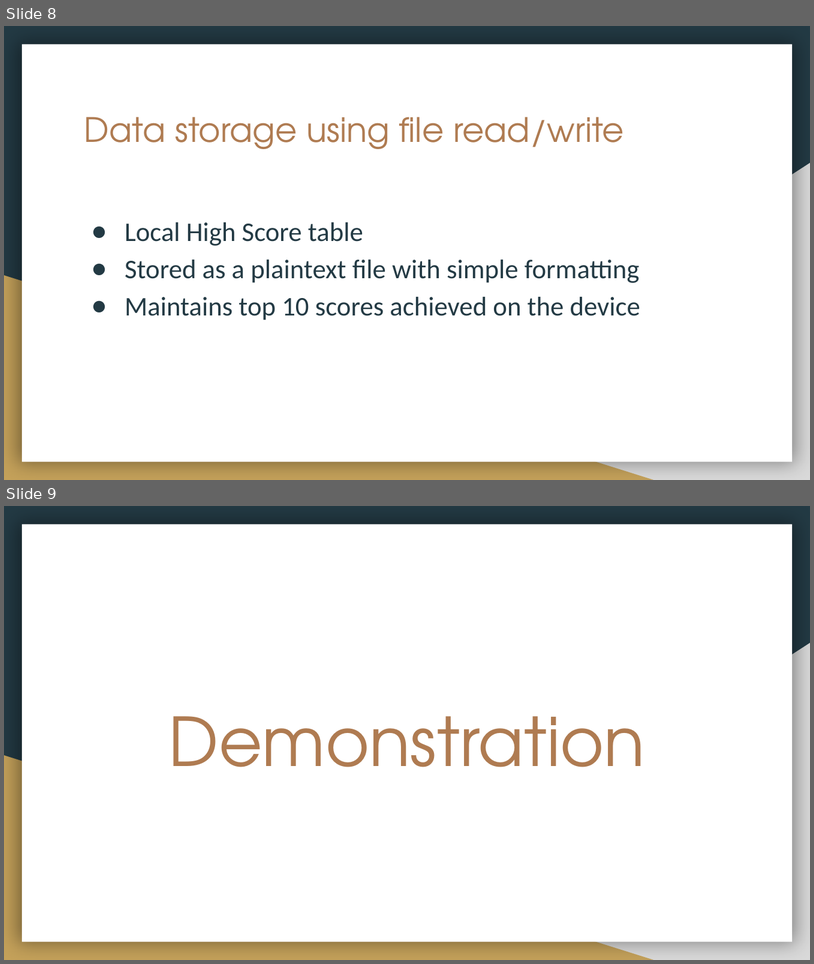
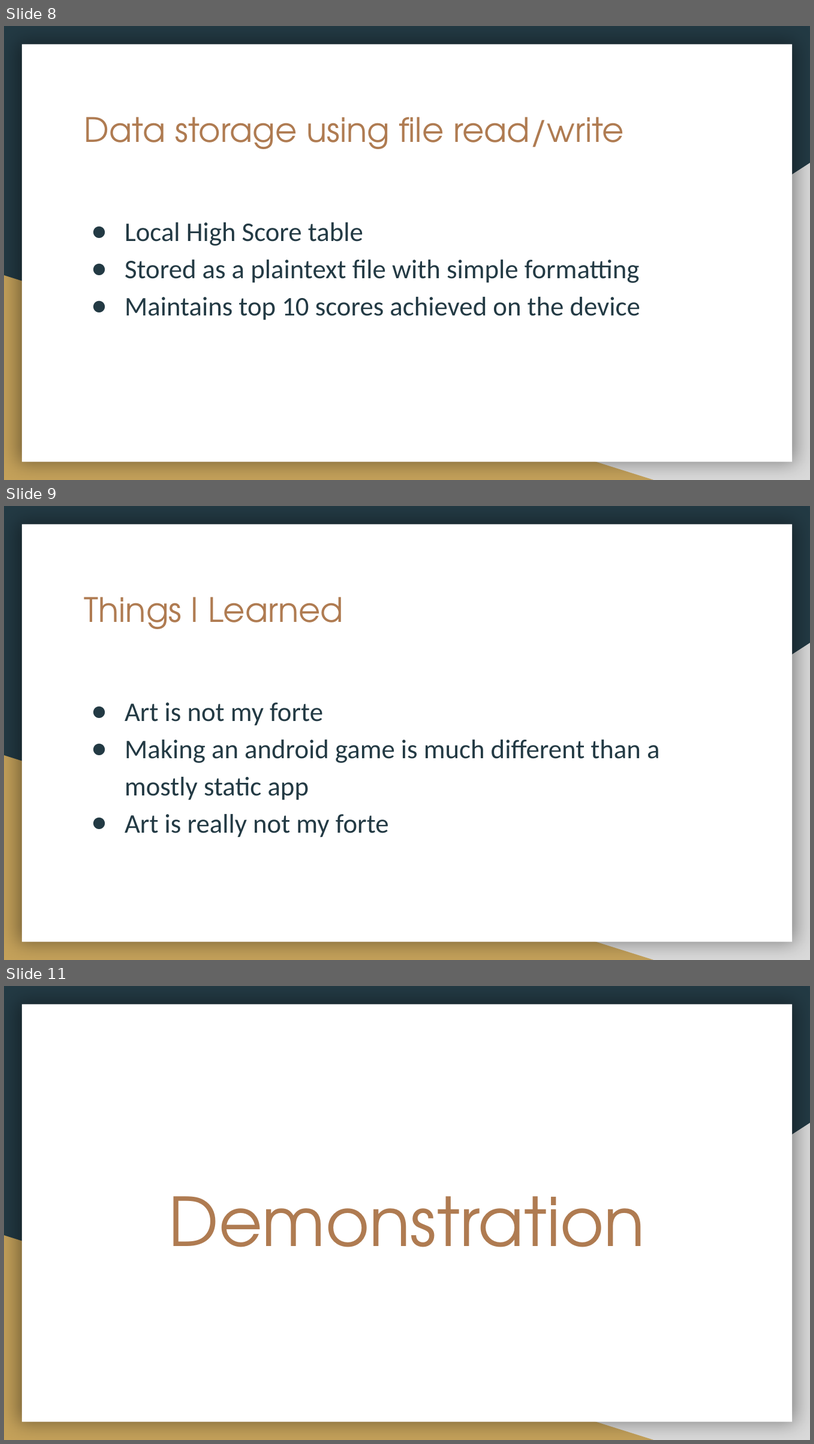
Before and after one commit to wooda012/eggdrop, a slide deck: Egg Drop.pptx. Shown one above the other, each under a label of ours: slides 8 and 9 before the commit, slides 8, 9 and 11 after it; the slides between them are not shown. The pictures are 814x964 and 814x1444 pixels, drawn with LibreOffice and Linux fonts; fonts in the diff are those of the drawing. Boxes give left, top, right and bottom in pixels: in the first picture for what was removed or moved away, otherwise in the second. Text is boxed around its words. In the diff, an @@ line names an element or a change of style, - is before the commit and + after.

```diff
--- a/Egg Drop.pptx
+++ b/Egg Drop.pptx
@@ slide 9 added at bbox=[4, 506, 810, 960], background #233A44; not listed: 3 template elements that a slide beside it also shows @@
@@ title added at bbox=[84, 597, 344, 629], 30 pt, text #AF7B51 @@
+Things I Learned
@@ text added at bbox=[125, 702, 660, 837], 24 pt, text #233A44 @@
+● Art is not my forte
+● Making an android game is much different than a mostly static app
+● Art is really not my forte
@@ what was slide 9 is now slide 11 @@
```
Also in this commit, not shown: 1 other slide added.
